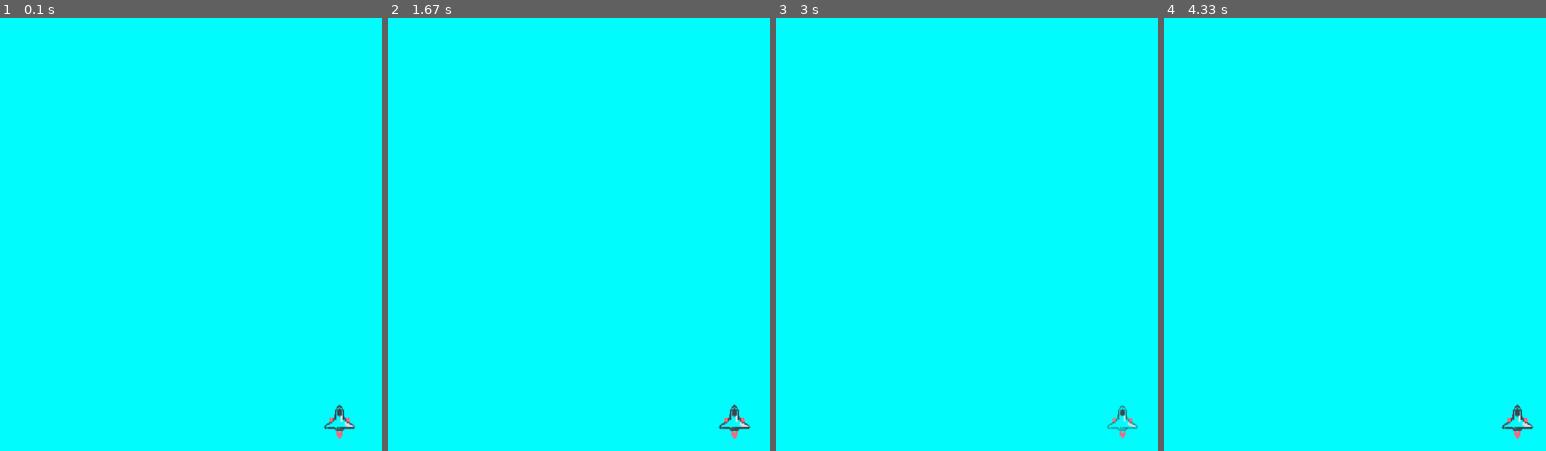
Above: before the commit, frames 1-4 (left to right).
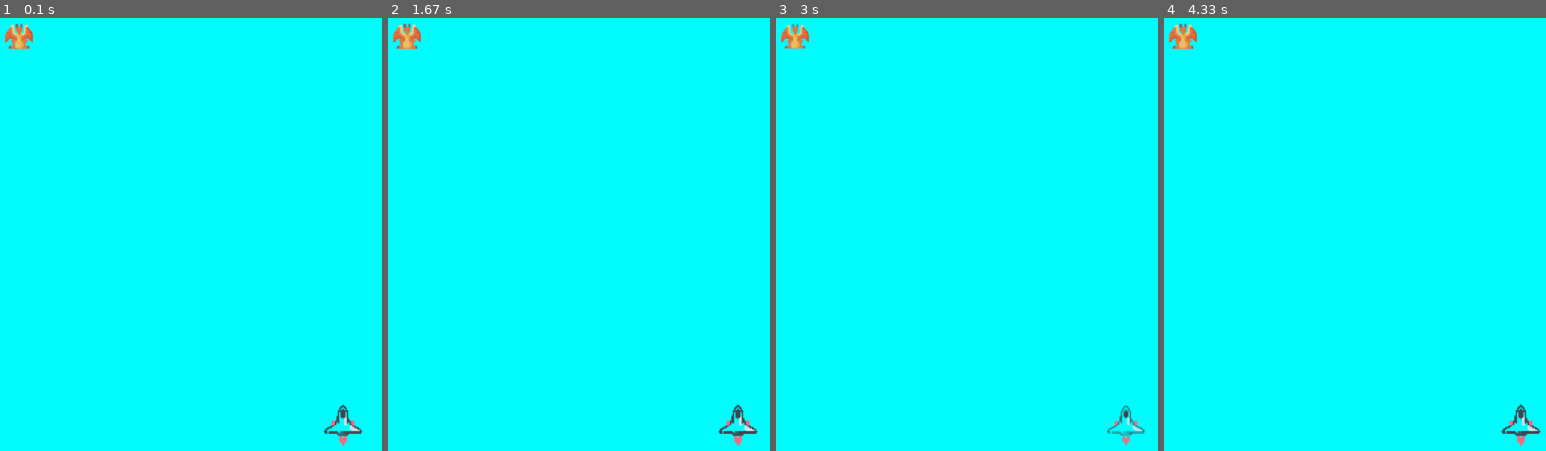
Above: after the commit, the same moments.

Repository: Pepdep2023/-First-draftcap-2-PyGame-Shooter
Game: pygame game, started from main.py
Same seed, same stepped clock (60 frames per second), same inputs: the game is played once before the commit and once after it.
Inputs:
- Up to frame 1 (0.1 s): no input
- Up to frame 2 (1.67 s): hold Right 0.33-0.8 s; hold Right 0.83-1.3 s; hold Left from 1.33 s (still down)
- Up to frame 3 (3 s): release Left at 1.87 s; hold Left 1.9-2.3 s; hold Right 2.33-2.97 s
- Up to frame 4 (4.33 s): hold Left 3-3.47 s; hold Right 3.5-3.97 s; hold Right from 4 s (still down)

The runs differ from the first frame. In frame 1, 0.7% of the frame differs, in the area x 1-95%, y 1-99%; in frame 2, 0.7%, in the area x 1-97%, y 1-99%; in frame 3, 0.7%; in frame 4, 0.7%.

Commit message:
created enemy

Diff:
--- a/main.py
+++ b/main.py
@@ -1,4 +1,5 @@
 import pygame
+import random
 #initialize pygame
 pygame.init()
 #creating screen for the game
@@ -11,12 +12,22 @@
 
 #Player
 player_image = pygame.image.load('spaceship.png')
-player_image = pygame.transform.scale(player_image, (50, 50))
+player_image = pygame.transform.scale(player_image, (60, 60))
 playerX = 500
 playerY = 650
 
+#Enemy
+enemy_image = pygame.image.load('final-boss.png')
+enemy_image = pygame.transform.scale(enemy_image, (40, 40))
+enemyX = random.randint(0,1000)
+enemyY = random.randint(100,100)
+enemyX_change = 0
+
 def player(x,y):
     screen.blit(player_image,(x,y))
+
+def enemy(x,y):
+    screen.blit(enemy_image,(x,y))
 
 playerX_change = playerX
 #Game loop(window doesn't close down or hanging)
@@ -55,5 +66,6 @@
  #write 'player()' after screen.fill
     # playerX += playerX_change
     player(playerX_change, playerY)
+    enemy(enemyX, enemyY)
     pygame.display.update()
     # playerX_change = 0
Not shown, changed: Adding boundaries
Not shown, added: Creating Enemies
Binary file added: final-boss.png
